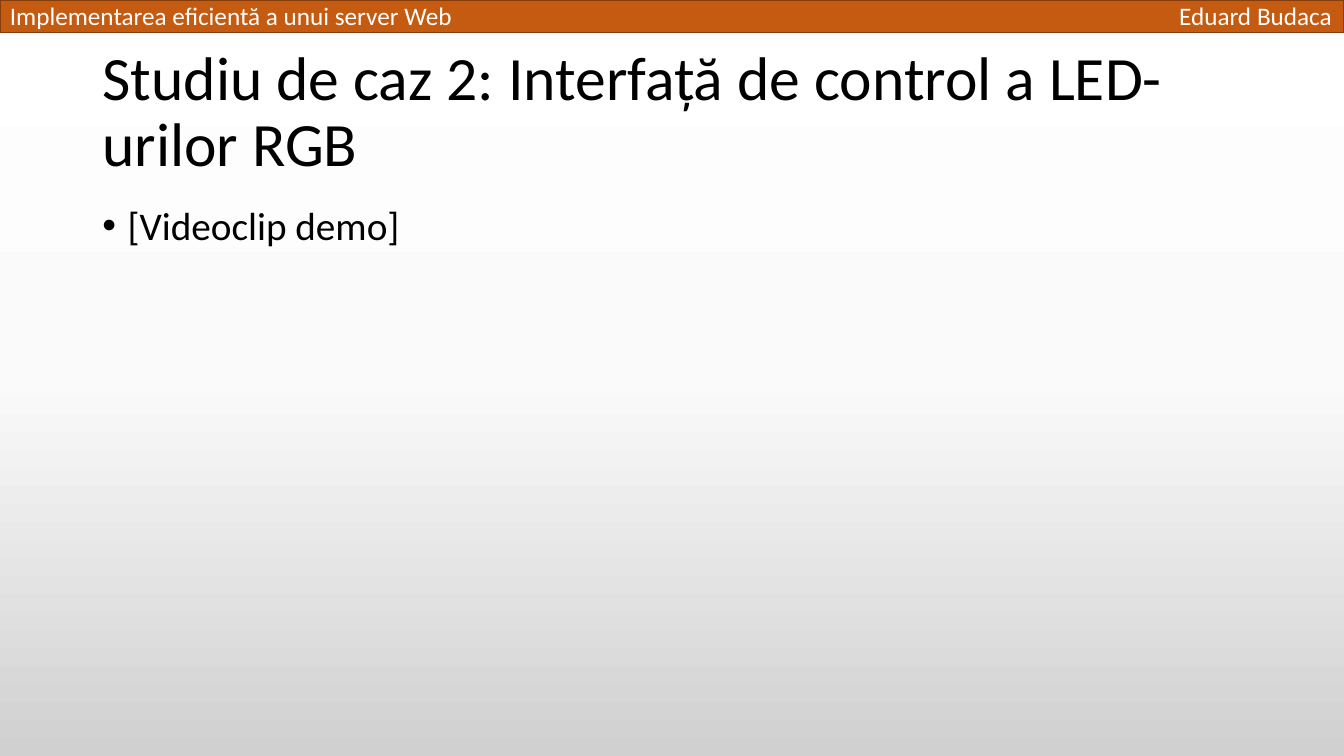
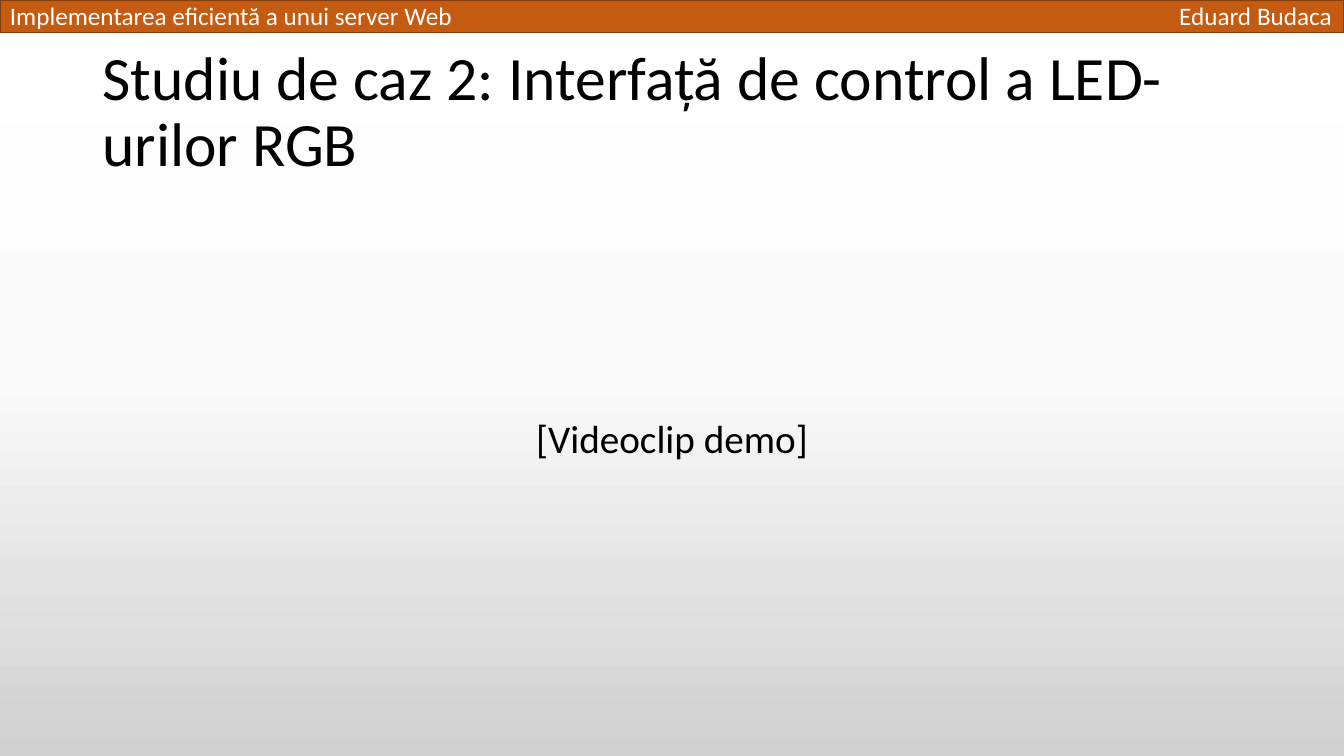
Before and after one commit to TED-996/bachelor-thesis-pack, a slide deck: slide 17 of Licenta2018BudacaEduard/Implementarea eficientă a unui server Web.pptx. Drawn at 1344x756 pixels with LibreOffice and Linux fonts; fonts in the diff are those of the drawing. Boxes give left, top, right and bottom in pixels: in the first picture for what was removed or moved away, otherwise in the second. Text is boxed around its words. In the diff, an @@ line names an element or a change of style, - is before the commit and + after.

```diff
--- a/Licenta2018BudacaEduard/Implementarea eficientă a unui server Web.pptx
+++ b/Licenta2018BudacaEduard/Implementarea eficientă a unui server Web.pptx
@@ text "[Videoclip demo]" at [536, 424, 808, 460]: alignment left to centre; bullet • to none; vertical alignment top to middle @@
```
Also in this commit, not shown: 3 other slides changed.
